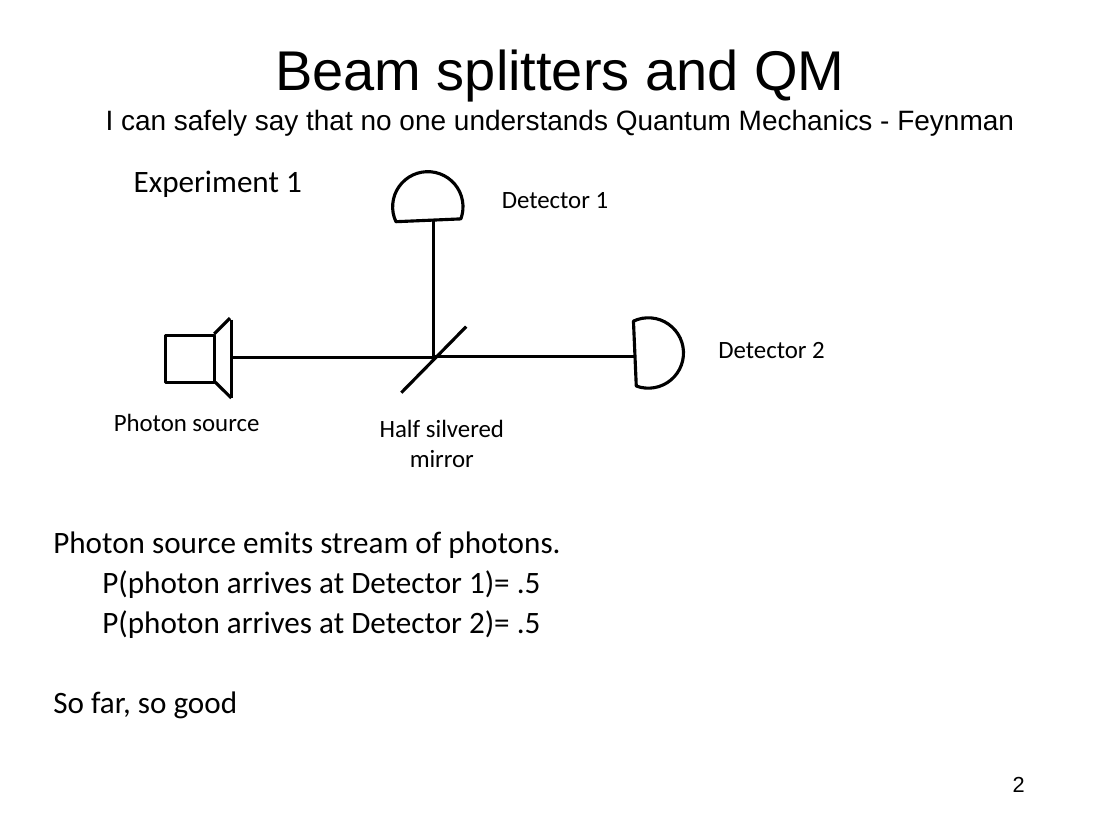
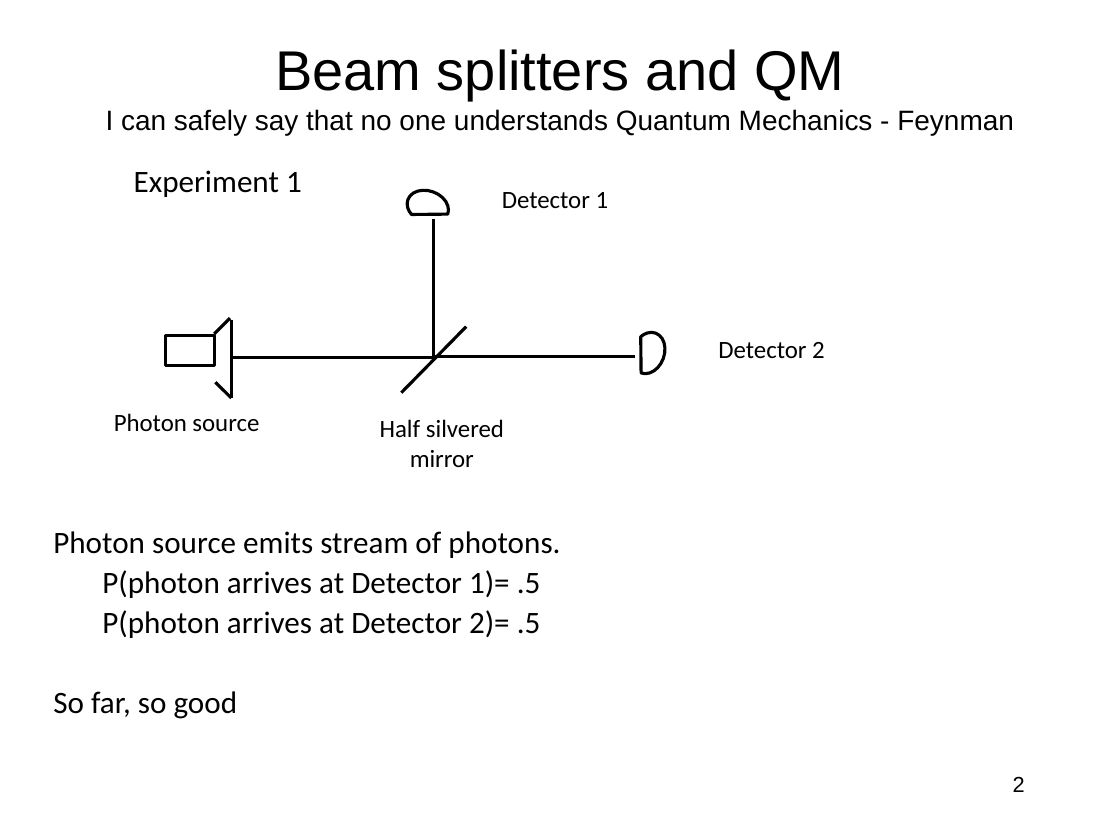
Before and after one commit to jlmucb/class_notes, a slide deck: slide 2 of BerkeleyClass/CS290Spring2013/Lectures/QC.pptx. Drawn at 1120x840 pixels with LibreOffice and Linux fonts; fonts in the diff are those of the drawing. Boxes give left, top, right and bottom in pixels: in the first picture for what was removed or moved away, otherwise in the second. Text is boxed around its words. In the diff, an @@ line names an element or a change of style, - is before the commit and + after.

```diff
--- a/BerkeleyClass/CS290Spring2013/Lectures/QC.pptx
+++ b/BerkeleyClass/CS290Spring2013/Lectures/QC.pptx
@@ chord (boxed as its full ellipse): place and size @@
-chord (boxed as its full ellipse) at [383,161,474,252]
+chord (boxed as its full ellipse) at [402,185,453,229]
@@ chord (boxed as its full ellipse): place and size @@
-chord (boxed as its full ellipse) at [603,308,693,399]
+chord (boxed as its full ellipse) at [626,327,670,378]
@@ rectangle: place and size @@
-rectangle at [166,336,214,383]
+rectangle at [166,336,214,366]
```
Also in this commit, not shown: 10 other slides changed, 5 slides added, 1 slide removed.
